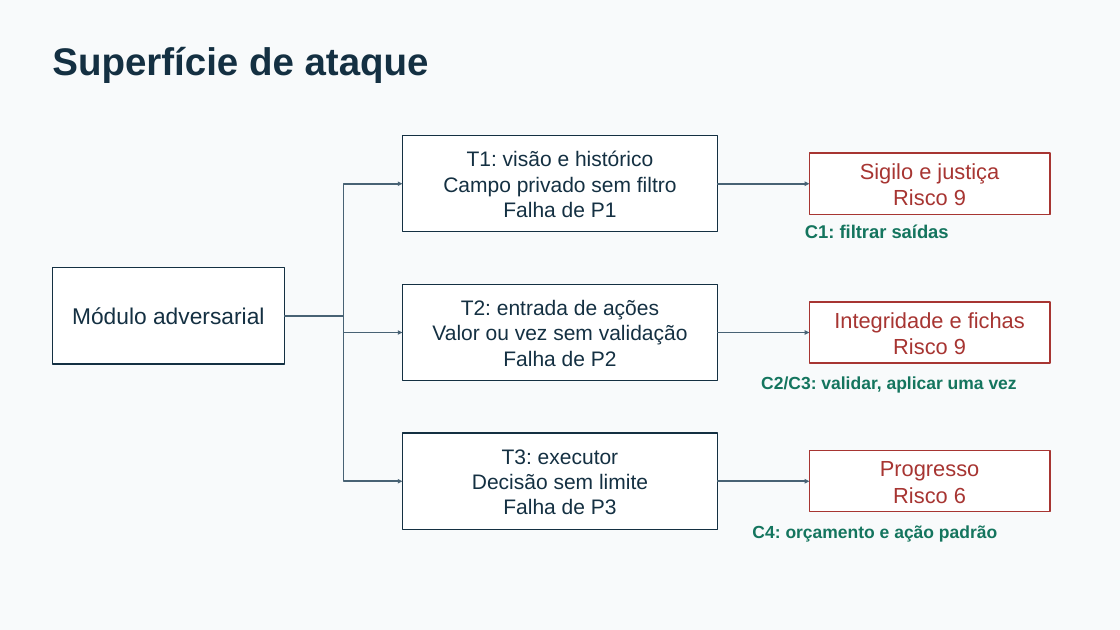
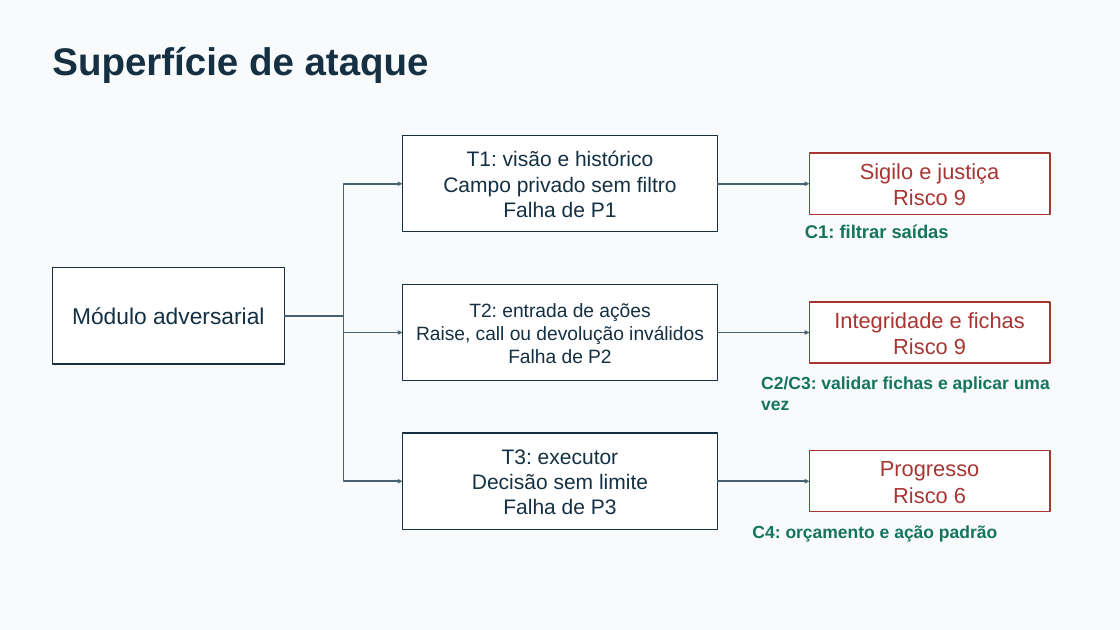
Before and after one commit to rafaelbtorres/Trabalho-1-Analise-de-Sistema-Adversarial, a slide deck: slide 3 of diagramas/diagramas-editaveis.pptx. Drawn at 1120x630 pixels with LibreOffice and Linux fonts; fonts in the diff are those of the drawing. Boxes give left, top, right and bottom in pixels: in the first picture for what was removed or moved away, otherwise in the second. Text is boxed around its words. In the diff, an @@ line names an element or a change of style, - is before the commit and + after.

Commit message:
docs: inclui pré-flop, raise e all-in na análise de poker

```diff
--- a/diagramas/diagramas-editaveis.pptx
+++ b/diagramas/diagramas-editaveis.pptx
@@ text in rectangle at bbox=[416, 325, 704, 344]: text changed; size 18 to 16.5 pt @@
-Valor ou vez sem validação
+Raise, call ou devolução inválidos
@@ text in rectangle at bbox=[469, 303, 650, 363]: size 18 to 16.5 pt in "T2: entrada de ações", "Falha de P2" @@
@@ text at bbox=[761, 376, 1050, 410]: text changed @@
-C2/C3: validar, aplicar uma vez
+C2/C3: validar fichas e aplicar uma vez
```
Also in this commit, not shown: 2 other slides changed, 16 other files.
